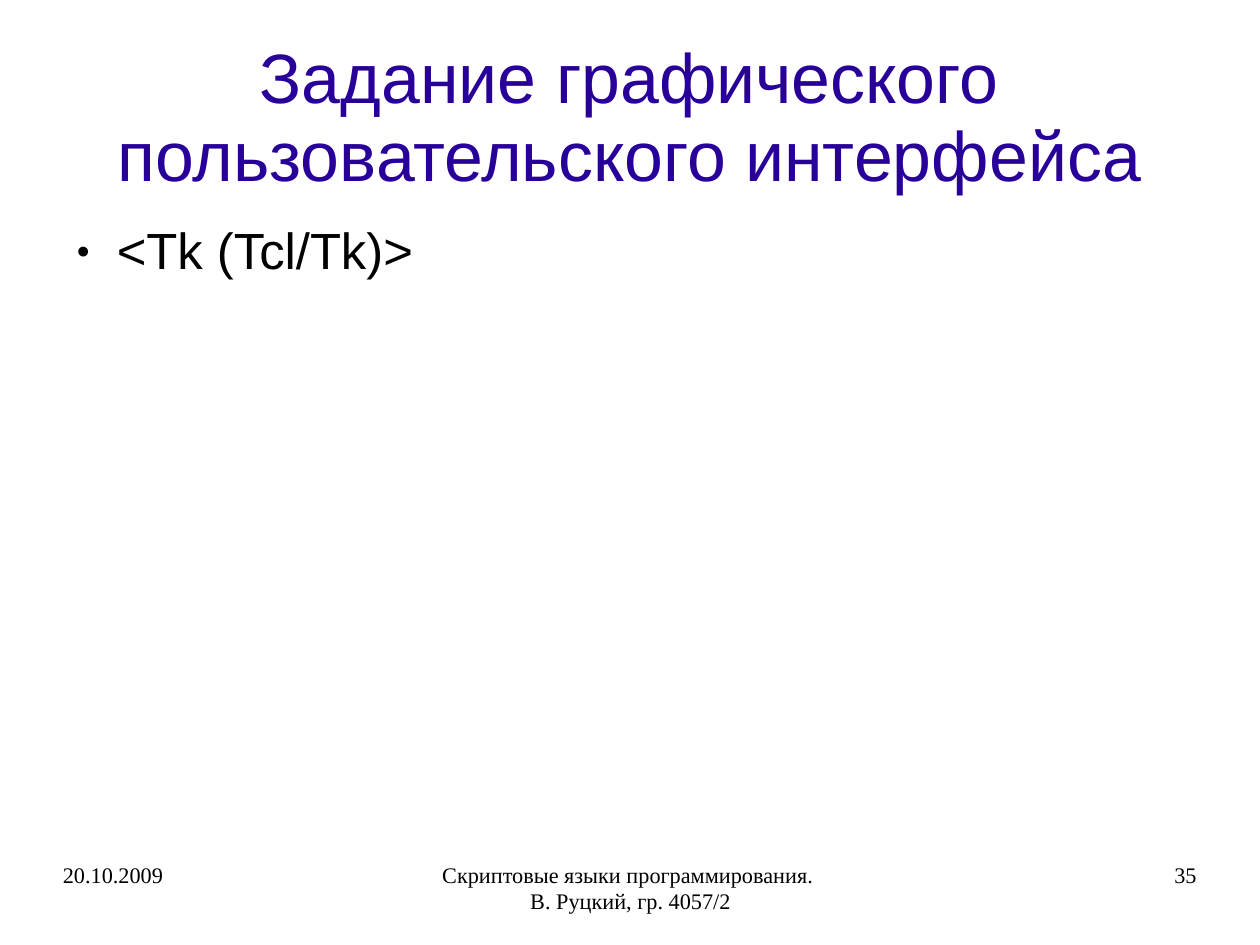
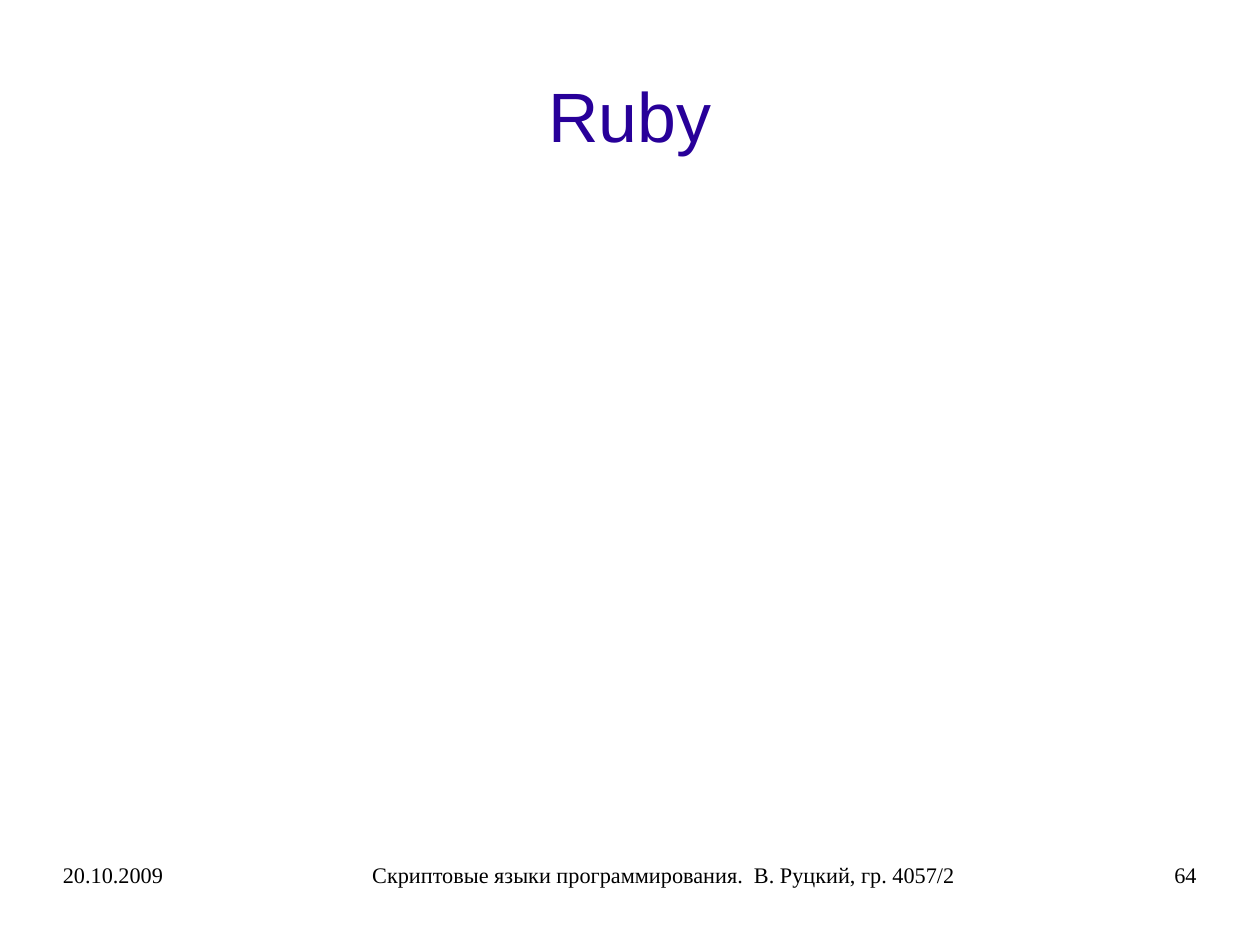
Before and after one commit to rutsky/semester07, a slide deck: slide 64 of Operation_systems/scripting_languages/40572_Rutsky_Scripting_languages.ppt (slide 35 before the commit). Drawn at 1260x945 pixels with LibreOffice and Linux fonts; fonts in the diff are those of the drawing. Boxes give left, top, right and bottom in pixels: in the first picture for what was removed or moved away, otherwise in the second. Text is boxed around its words. In the diff, an @@ line names an element or a change of style, - is before the commit and + after.

```diff
--- a/Operation_systems/scripting_languages/40572_Rutsky_Scripting_languages.ppt
+++ b/Operation_systems/scripting_languages/40572_Rutsky_Scripting_languages.ppt
@@ title at <box>548,91,711,155</box>: text changed @@
-Задание графического пользовательского интерфейса
+Ruby
@@ text removed at <box>117,232,413,280</box> @@
-● <Tk (Tcl/Tk)>
@@ text "Скриптовые языки программирования. В. Руцкий, ..." rewrapped from <box>442,868,812,914</box> to <box>372,867,954,888</box> @@
@@ page number removed at <box>1174,868,1196,884</box> @@
-35
@@ page number added at <box>1174,868,1196,884</box>, 14 pt, text #000000 @@
+64
```
Also in this commit, not shown: 39 other slides changed, 31 slides added, 1 other file.
